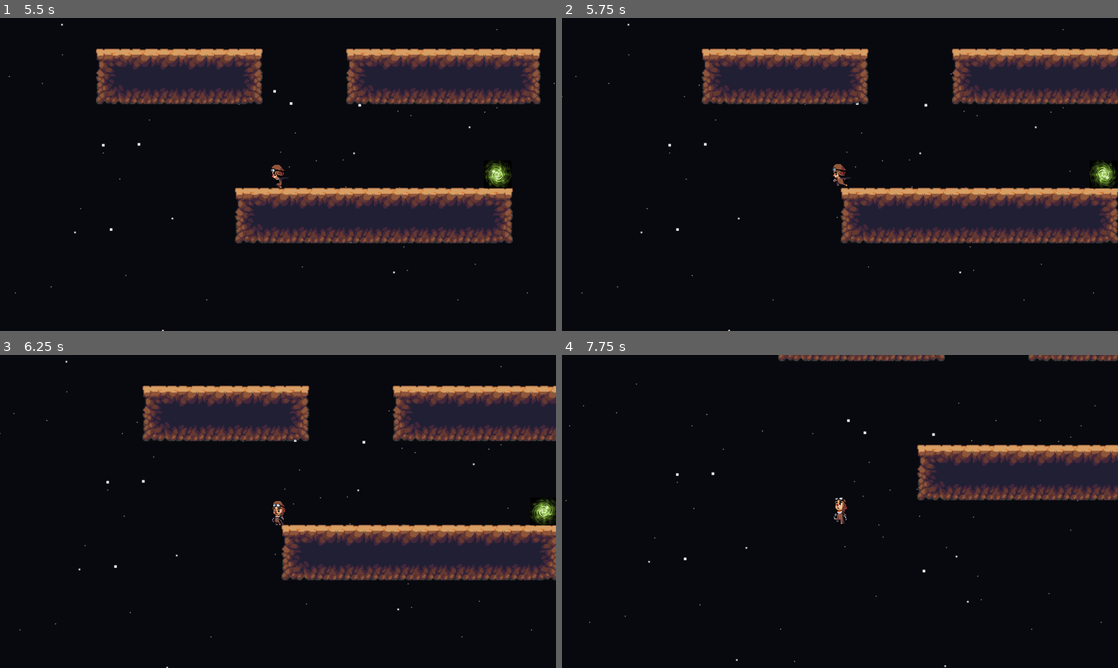
Above: before the commit, frames 1-4 (two rows, left to right).
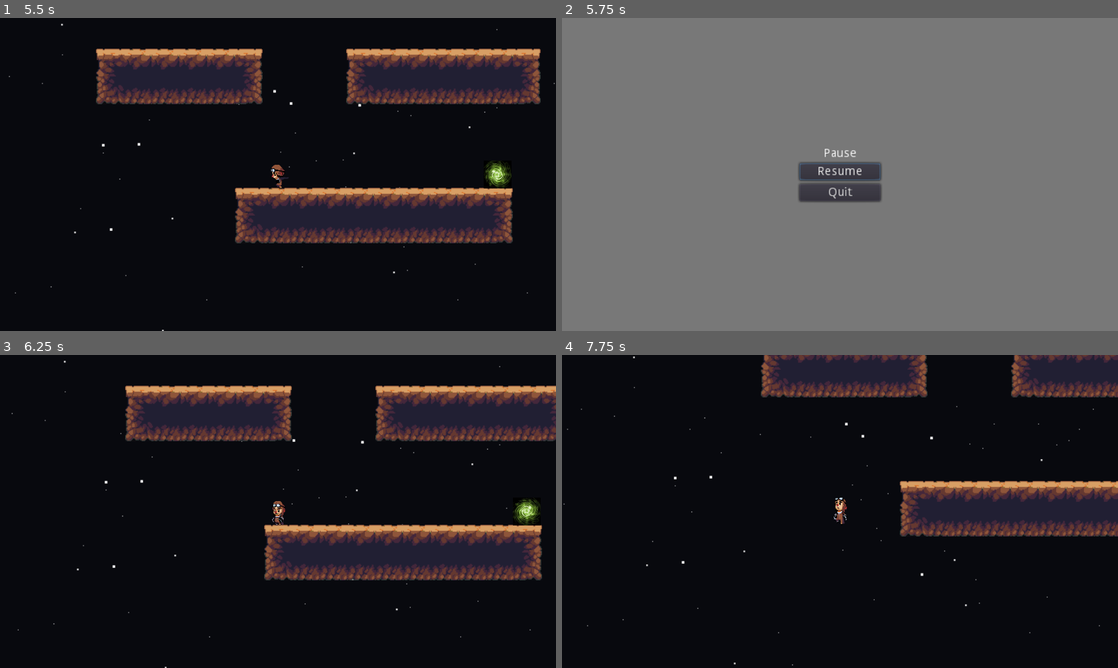
Above: after the commit, the same moments.

Repository: Hanover-CS/HC20-PaxtonCaldwell-SeniorProjectroject
Game: Godot game, scene res://StartMenu.tscn
Same seed, same stepped clock (60 frames per second), same inputs: the game is played once before the commit and once after it.
Inputs (mouse positions are in pixels of both pictures, inside the frame that each line leads up to):
- Up to frame 1 (5.5 s): click "Start Game" at 0.5 s; click "Level 2" at 1.25 s; tap Enter at 2 s; move the mouse to (400, 158) at 2.02 s; hold Right (ui_right) 2.03-2.75 s; click (400, 158) at 2.17 s; drag from (166, 190) to (544, 312) at 2.77 s; move the mouse to (333, 105) at 3.52 s; hold Right (ui_right) 3.53-4.25 s; drag from (250, 237) to (111, 127) at 4.27 s; move the mouse to (444, 221) at 5.02 s; hold Left (ui_left) from 5.03 s (still down)
- Up to frame 2 (5.75 s): keep holding Left (ui_left); tap Escape (ui_cancel) at 5.65 s
- Up to frame 3 (6.25 s): release Left (ui_left) at 5.75 s; click (278, 508) at 5.75 s, where only the run after the commit has a clickable "Resume"
- Up to frame 4 (7.75 s): drag from (673, 464) to (1106, 511) at 6.52 s; move the mouse to (867, 511) at 7.27 s; hold Left (ui_left) from 7.28 s (still down); click (867, 511) at 7.42 s

Frame 1 is identical in both runs. In frame 2, 100% of the frame differs, in the area x 0-100%, y 0-100%; in frame 3, 9.3%; in frame 4, 17%.

Commit message:
Added pauseMenu class

Diff:
--- a/GroundTileSet.tres
+++ b/GroundTileSet.tres
@@ -67,7 +67,7 @@
 "one_way": false,
 "one_way_margin": 1.0,
 "shape": SubResource( 1 ),
-"shape_transform": Transform2D( 1, 0, 0, 1, 15.8888, 16.0447 )
+"shape_transform": Transform2D( 1, 0, 0, 1, 15.8888, 16.0446 )
 } ]
 3/z_index = 0
 4/name = "5"
--- a/Level1.tscn
+++ b/Level1.tscn
@@ -6,6 +6,7 @@
 [ext_resource path="res://addons/gut/icon.png" type="Texture" id=4]
 [ext_resource path="res://EndPoint.tscn" type="PackedScene" id=5]
 [ext_resource path="res://Alien.tscn" type="PackedScene" id=6]
+[ext_resource path="res://PauseMenu.tscn" type="PackedScene" id=7]
 
 [node name="World" type="Node"]
 
@@ -43,3 +44,8 @@
 
 [node name="Alien" parent="." instance=ExtResource( 6 )]
 position = Vector2( 56.8494, 145.31 )
+
+[node name="CanvasLayer" type="CanvasLayer" parent="."]
+
+[node name="PauseMenu" parent="CanvasLayer" instance=ExtResource( 7 )]
+visible = false
--- a/Level2.tscn
+++ b/Level2.tscn
@@ -1,8 +1,9 @@
-[gd_scene load_steps=4 format=2]
+[gd_scene load_steps=5 format=2]
 
 [ext_resource path="res://GroundTileSet.tres" type="TileSet" id=1]
 [ext_resource path="res://Player.tscn" type="PackedScene" id=2]
 [ext_resource path="res://EndPoint.tscn" type="PackedScene" id=3]
+[ext_resource path="res://PauseMenu.tscn" type="PackedScene" id=4]
 
 [node name="World2" type="Node"]
 
@@ -20,3 +21,8 @@
 
 [node name="EndPoint" parent="." instance=ExtResource( 3 )]
 position = Vector2( 461.669, 271.602 )
+
+[node name="CanvasLayer" type="CanvasLayer" parent="."]
+
+[node name="PauseMenu" parent="CanvasLayer" instance=ExtResource( 4 )]
+visible = false
--- /dev/null
+++ b/PauseMenu.gd
@@ -0,0 +1,23 @@
+# Class: PauseMenu
+# Author: Paxton Caldwell
+# Description: Class implementing fucntionality for the pause menu
+# "ui_cancel" is built in command for the esc button
+
+extends Control
+
+func _input(event):
+	if event.is_action_pressed("ui_cancel"):
+		$CenterContainer/VBoxContainer/resumeButton.grab_focus()
+		_unpause_Processing()
+		visible = not visible
+
+func _on_resumeButton_pressed():
+	_unpause_Processing()
+	visible = not visible
+
+func _on_quitButton_pressed():
+	_unpause_Processing()
+	get_tree().change_scene("res://StartMenu.tscn")
+
+func _unpause_Processing():
+	get_tree().paused = not get_tree().paused
--- /dev/null
+++ b/PauseMenu.tscn
@@ -0,0 +1,46 @@
+[gd_scene load_steps=2 format=2]
+
+[ext_resource path="res://PauseMenu.gd" type="Script" id=1]
+
+[node name="PauseMenu" type="Control"]
+pause_mode = 2
+anchor_right = 1.0
+anchor_bottom = 1.0
+script = ExtResource( 1 )
+__meta__ = {
+"_edit_group_": true
+}
+
+[node name="ColorRect" type="ColorRect" parent="."]
+anchor_right = 1.0
+anchor_bottom = 1.0
+color = Color( 0.47451, 0.47451, 0.47451, 1 )
+
+[node name="CenterContainer" type="CenterContainer" parent="."]
+anchor_right = 1.0
+anchor_bottom = 1.0
+
+[node name="VBoxContainer" type="VBoxContainer" parent="CenterContainer"]
+margin_left = 273.0
+margin_top = 149.0
+margin_right = 367.0
+margin_bottom = 211.0
+
+[node name="Label" type="Label" parent="CenterContainer/VBoxContainer"]
+margin_right = 94.0
+margin_bottom = 14.0
+text = "       Pause       "
+
+[node name="resumeButton" type="Button" parent="CenterContainer/VBoxContainer"]
+margin_top = 18.0
+margin_right = 94.0
+margin_bottom = 38.0
+text = "Resume"
+
+[node name="quitButton" type="Button" parent="CenterContainer/VBoxContainer"]
+margin_top = 42.0
+margin_right = 94.0
+margin_bottom = 62.0
+text = "Quit"
+[connection signal="pressed" from="CenterContainer/VBoxContainer/resumeButton" to="." method="_on_resumeButton_pressed"]
+[connection signal="pressed" from="CenterContainer/VBoxContainer/quitButton" to="." method="_on_quitButton_pressed"]
Not shown: 1 places in Level1.tscn that only renumber resources
